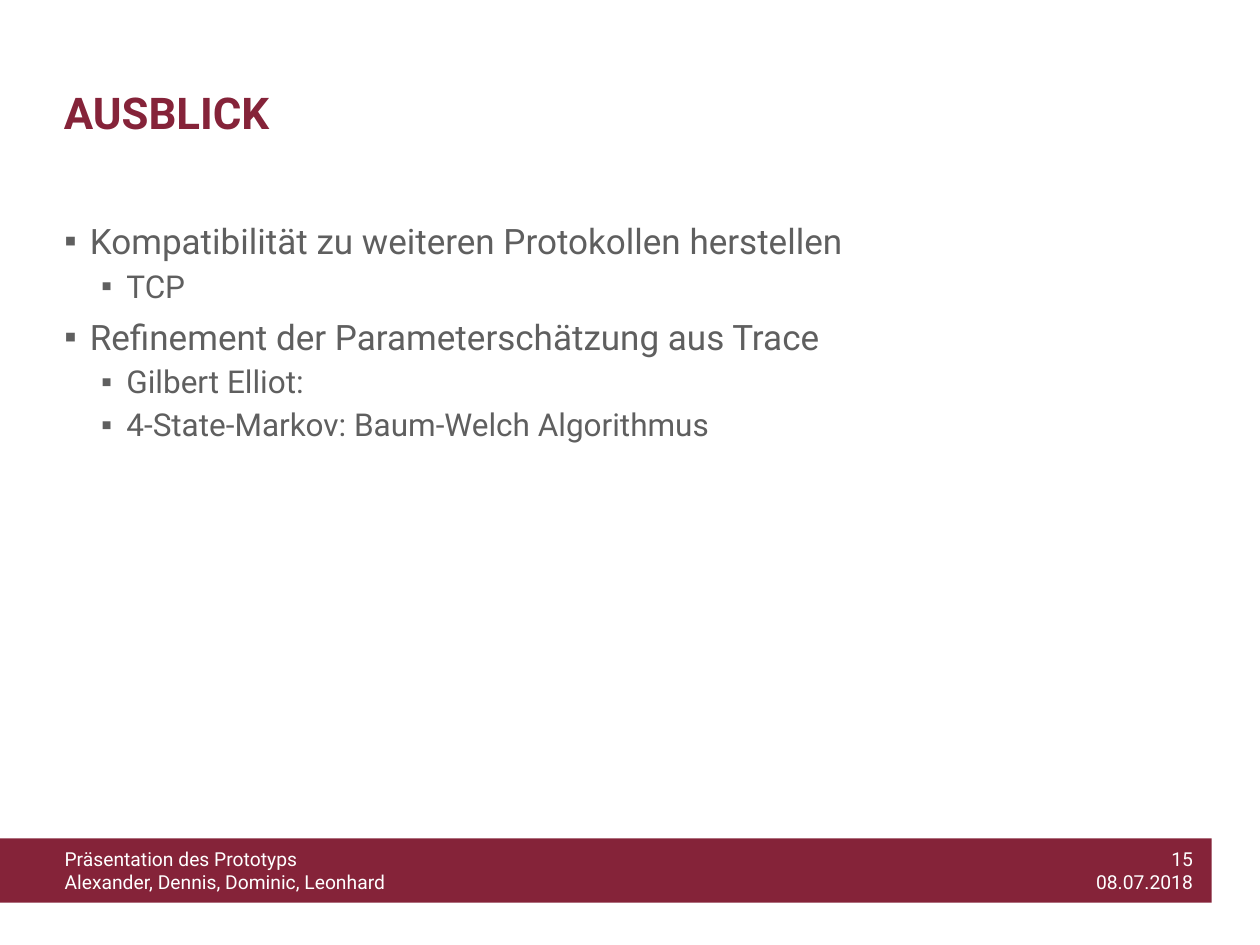
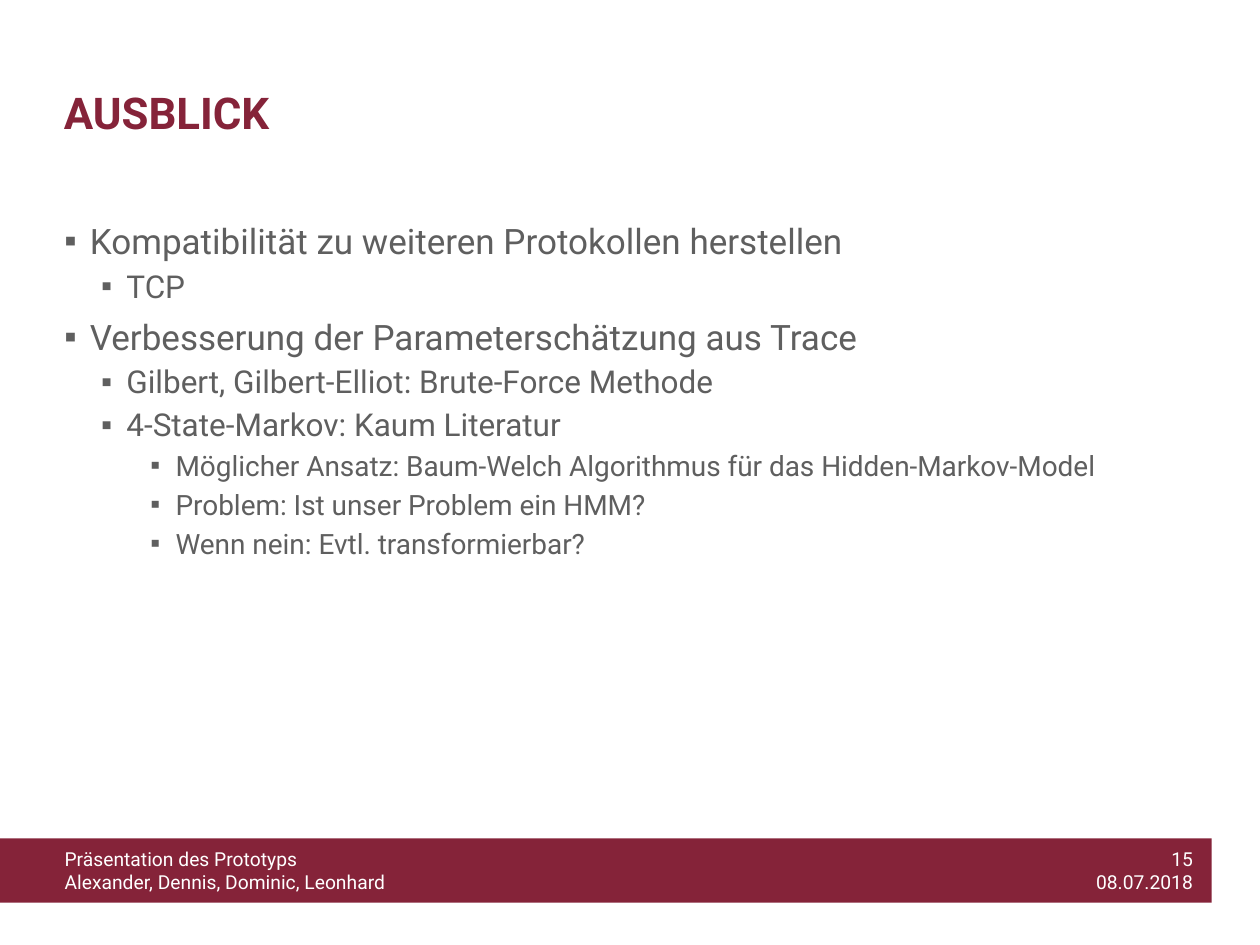
Before and after one commit to WiLEProjekt/Prototyp, a slide deck: slide 15 of Prototyp_Präsentation.pptx. Drawn at 1260x945 pixels with LibreOffice and Linux fonts; fonts in the diff are those of the drawing; background and template pictures are left out. Boxes give left, top, right and bottom in pixels: in the first picture for what was removed or moved away, otherwise in the second. Text is boxed around its words. In the diff, an @@ line names an element or a change of style, - is before the commit and + after.

```diff
--- a/Prototyp_Präsentation.pptx
+++ b/Prototyp_Präsentation.pptx
@@ text at box(90, 323, 1095, 555): text changed; size 18 to 16 pt @@
-▪ Refinement der Parameterschätzung aus Trace
-  ▪ Gilbert Elliot:
-  ▪ 4-State-Markov: Baum-Welch Algorithmus
+▪ Verbesserung der Parameterschätzung aus Trace
+  ▪ Gilbert, Gilbert-Elliot: Brute-Force Methode
+  ▪ 4-State-Markov: Kaum Literatur
+    ▪ Möglicher Ansatz: Baum-Welch Algorithmus für das Hidden-Markov-Model
+    ▪ Problem: Ist unser Problem ein HMM?
+    ▪ Wenn nein: Evtl. transformierbar?
```
Also in this commit, not shown: 9 other slides changed, 2 slides added, 2 slides removed.
